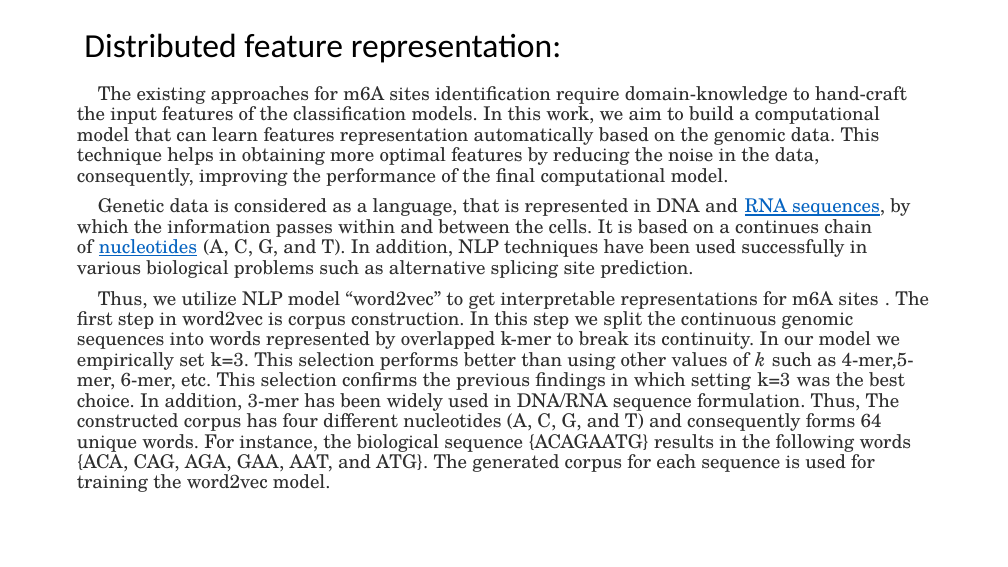
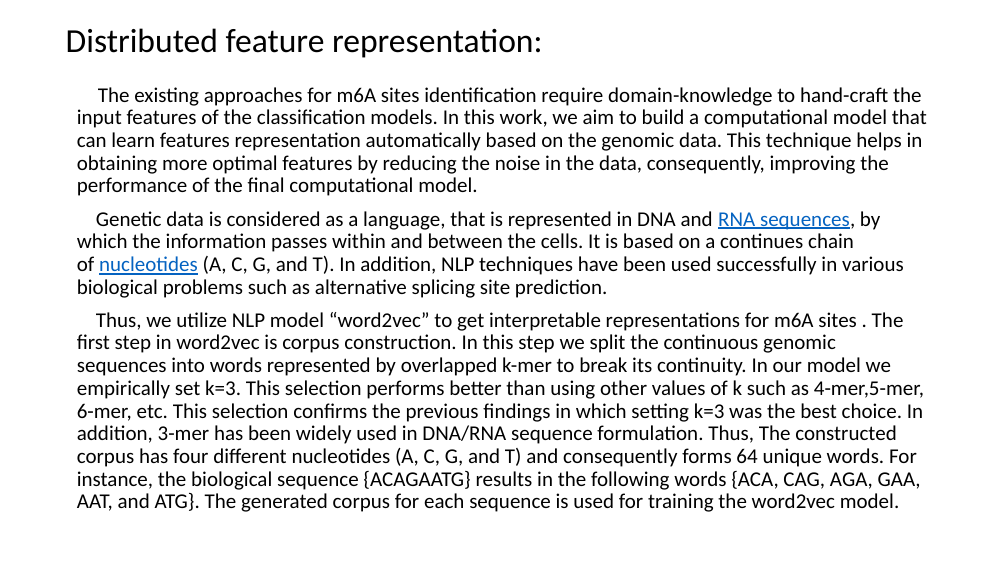
Before and after one commit to YanChengHuang/paper_implement, a slide deck: slide 10 of iN6-Methyl/Presentation/iN6-Methyl.pptx. Drawn at 1008x567 pixels with LibreOffice and Linux fonts; fonts in the diff are those of the drawing. Boxes give left, top, right and bottom in pixels: in the first picture for what was removed or moved away, otherwise in the second. Text is boxed around its words. In the diff, an @@ line names an element or a change of style, - is before the commit and + after.

```diff
--- a/iN6-Methyl/Presentation/iN6-Methyl.pptx
+++ b/iN6-Methyl/Presentation/iN6-Methyl.pptx
@@ title "Distributed feature representation:": place and size @@
-title "Distributed feature representation:" at (84,33,562,63)
+title "Distributed feature representation:" at (66,28,543,58)
@@ text "The existing approaches for m6A ..." at (77,87,927,512): size 18 to 20 pt, font TeX Gyre Schola to Calibri, text colour #2E2E2E to #000000; italic off in "k" @@
```
Also in this commit, not shown: 8 other slides changed, 2 other files.
